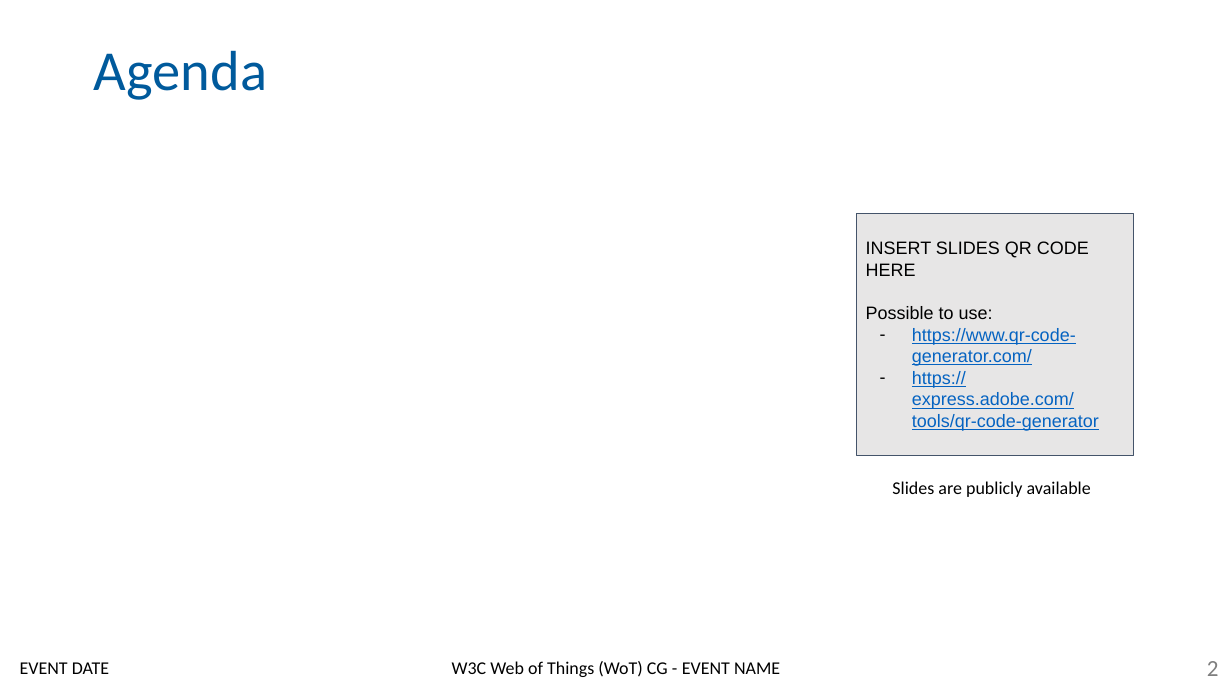
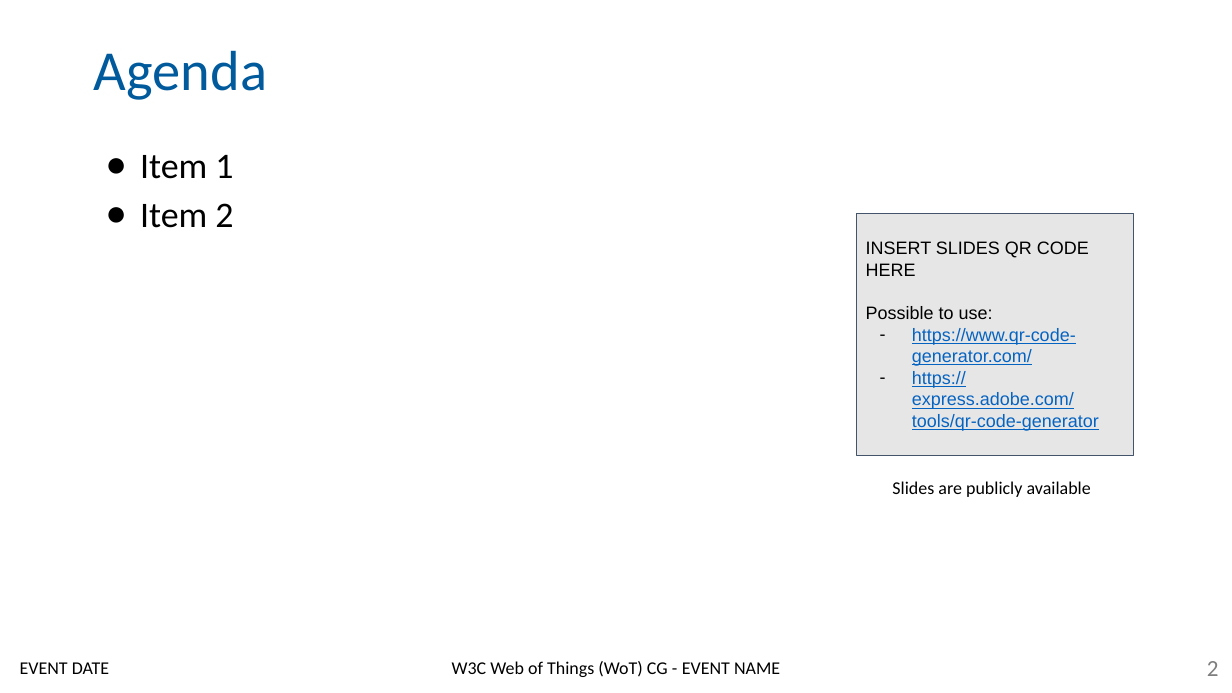
Before and after one commit to w3c/wot-cg, a slide deck: slide 2 of Presentations/Templates/WoT-CG-Template.pptx. Drawn at 1232x693 pixels with LibreOffice and Linux fonts; fonts in the diff are those of the drawing; background and template pictures are left out. Boxes give left, top, right and bottom in pixels: in the first picture for what was removed or moved away, otherwise in the second. Text is boxed around its words. In the diff, an @@ line names an element or a change of style, - is before the commit and + after.

```diff
--- a/Presentations/Templates/WoT-CG-Template.pptx
+++ b/Presentations/Templates/WoT-CG-Template.pptx
@@ text added at [140,155,233,228], 28 pt, text #000000 @@
+● Item 1
+● Item 2
```
Also in this commit, not shown: 5 other slides changed, 1 slide added, 1 other file.
